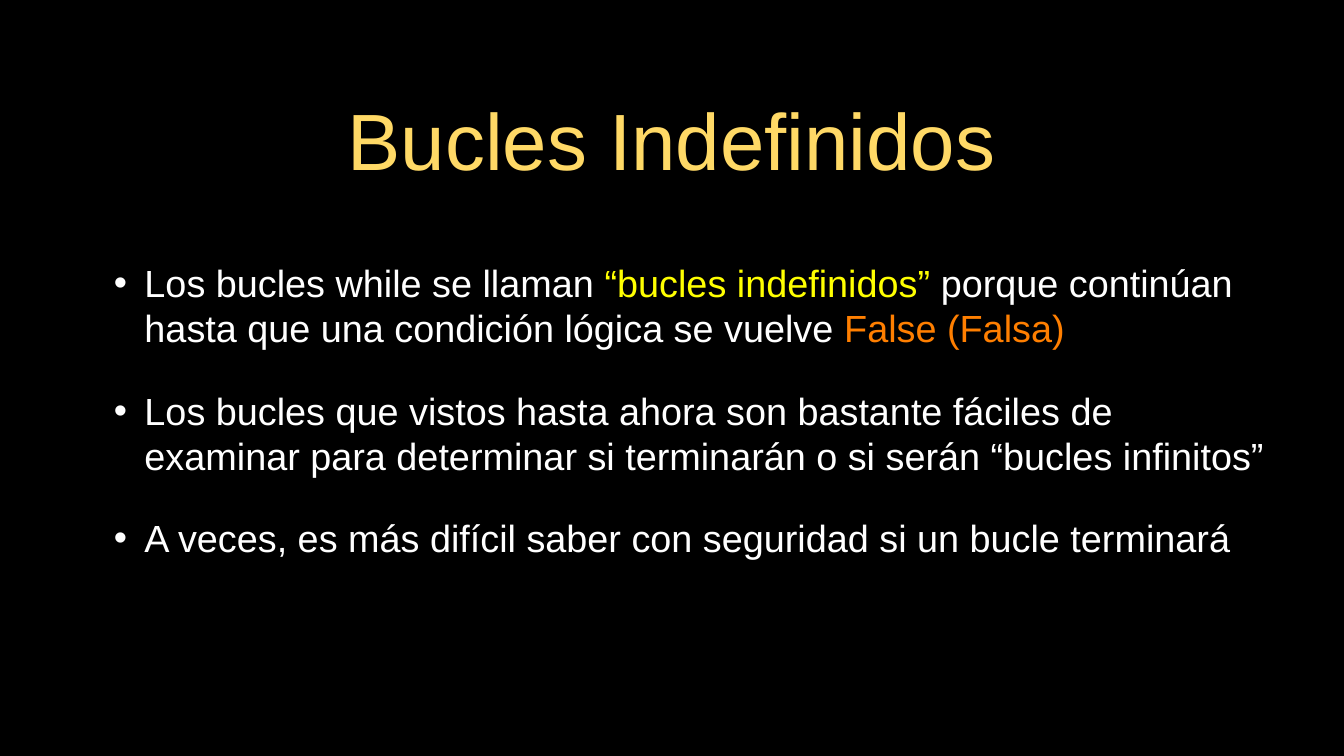
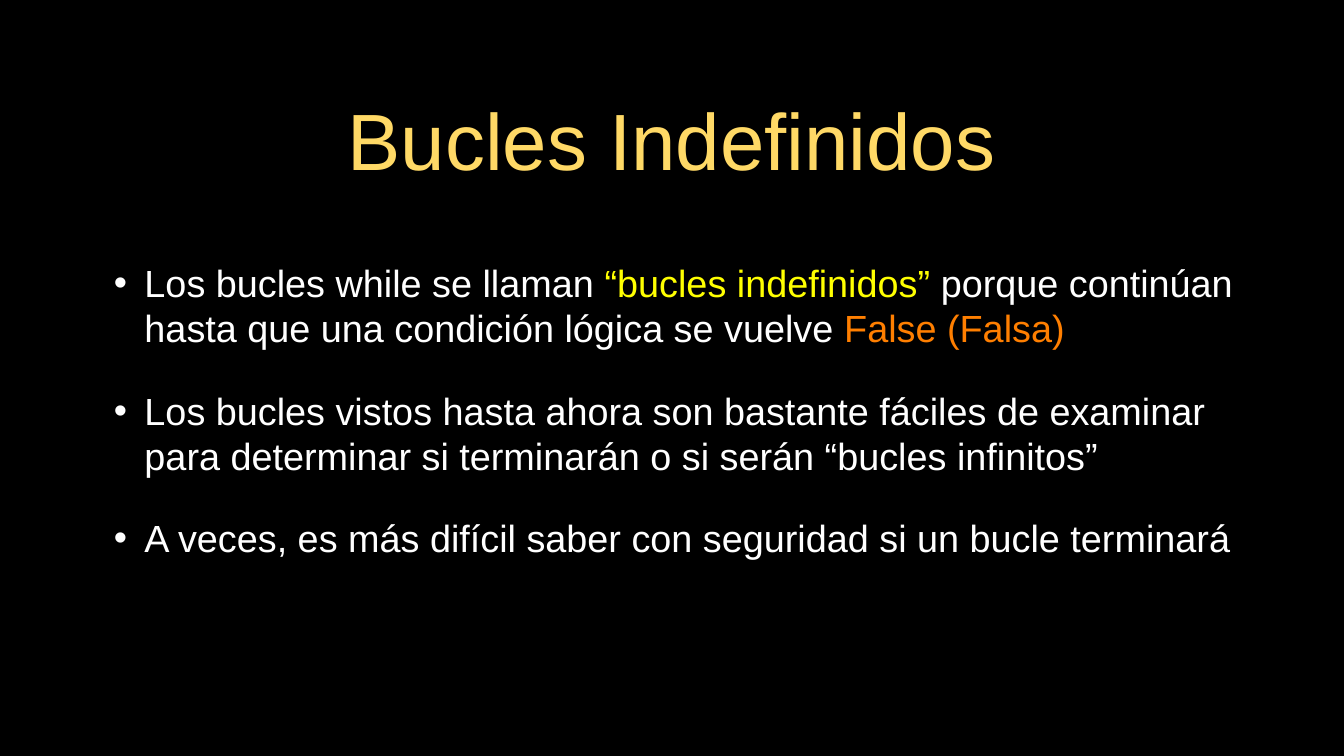
Before and after one commit to mentecatoDev/presentaciones, a slide deck: slide 11 of 05-Iteraciones.odp. Drawn at 1344x756 pixels with LibreOffice and Linux fonts; fonts in the diff are those of the drawing. Boxes give left, top, right and bottom in pixels: in the first picture for what was removed or moved away, otherwise in the second. Text is boxed around its words. In the diff, an @@ line names an element or a change of style, - is before the commit and + after.

```diff
--- a/05-Iteraciones.odp
+++ b/05-Iteraciones.odp
@@ text at box(144, 397, 1205, 477): text changed @@
-• Los bucles que vistos hasta ahora son bastante fáciles de examinar para determinar si terminarán o si serán “bucles infinitos”
+• Los bucles vistos hasta ahora son bastante fáciles de examinar para determinar si terminarán o si serán “bucles infinitos”
```
Also in this commit, not shown: 2 other slides changed, 5 other files.
